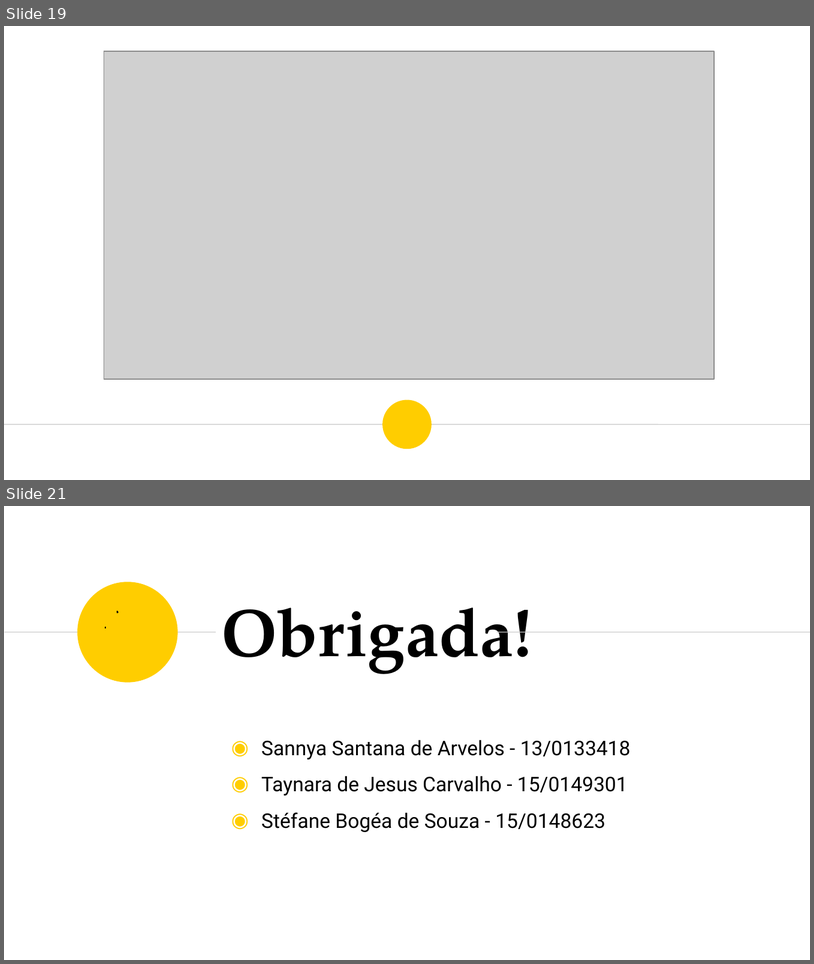
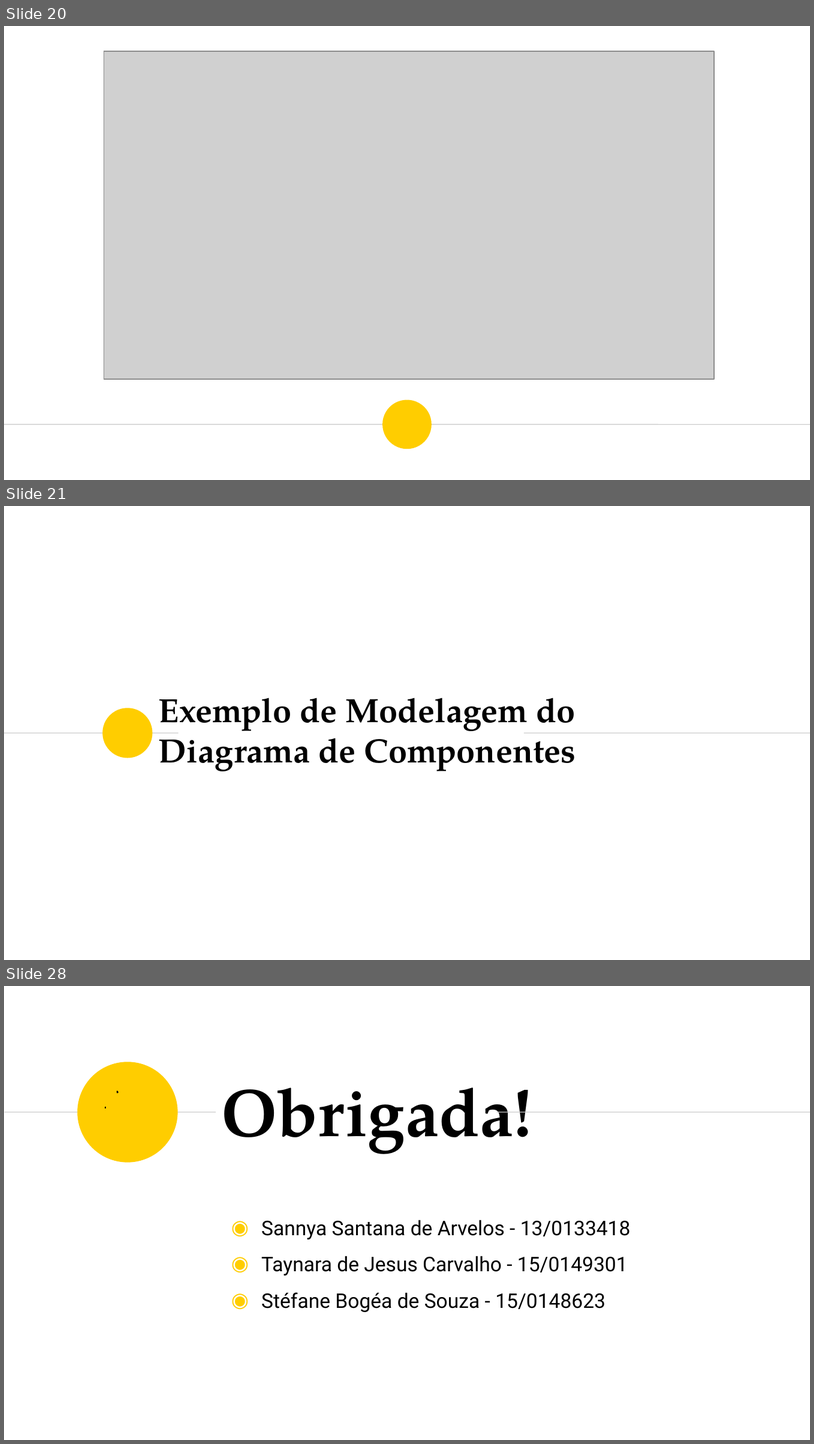
Before and after one commit to fga-eps-mds/A-Disciplina-MDS-EPS, a slide deck: MDS_Material/Diagrama_Componentes/Diagrama de Componentes - Apresentacao.odp. Shown one above the other, each under a label of ours: slides 19 and 21 before the commit, slides 20, 21 and 28 after it; the slides between them are not shown. The pictures are 814x964 and 814x1444 pixels, drawn with LibreOffice and Linux fonts; fonts in the diff are those of the drawing; grey boxes stand for pictures. Boxes give left, top, right and bottom in pixels: in the first picture for what was removed or moved away, otherwise in the second. Text is boxed around its words. In the diff, an @@ line names an element or a change of style, - is before the commit and + after.

Commit message:
Fixing component diagram file

```diff
--- a/MDS_Material/Diagrama_Componentes/Diagrama de Componentes - Apresentacao.odp
+++ b/MDS_Material/Diagrama_Componentes/Diagrama de Componentes - Apresentacao.odp
@@ slide 21 added at [4,506,810,960], background #FFFFFF @@
@@ title added at [159,697,576,771], 30 pt, text #000000, bold @@
+Exemplo de Modelagem do Diagrama de Componentes
@@ ellipse added at [102,708,152,757], fill #FFCD00 @@
@@ line added from (4, 733) to (178, 733), #CCCCCC 0.74 pt @@
@@ line added from (524, 733) to (810, 733), #CCCCCC 0.74 pt @@
@@ what was slide 19 is now slide 20 @@
@@ what was slide 21 is now slide 28 @@
```
Also in this commit, not shown: 1 slide changed, 6 other slides added.
